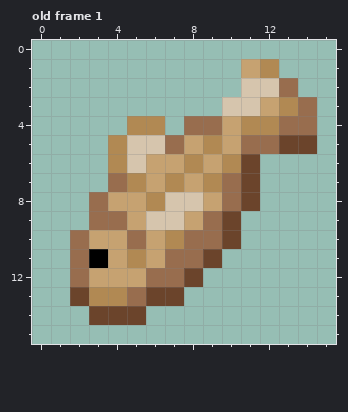
Two states of a pixel-art file, bin/Assets/Entity/fish_biscuit/fish_biscuit.aseprite. Above is the file before it was changed.
16x16 pixels, 1 frame. Shown: old frame 1. The commit also changed other frames, which this record leaves out.
The result:
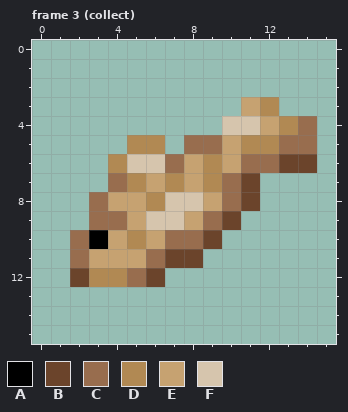
Palette (. is transparent): A #000000  B #6b442b  C #986d4e  D #b18953  E #c6a271  F #d6c5ad
A new or re-ordered frame is compared with the old frame closest to it.
Difference:
frames 1 -> 12
Changed rows in their new state; - is an unchanged pixel.
Frame 3 (collect) is new; against old frame 1:
first column x 4:
 1 -------..--
 2 -------...-
 3 ------.ED..
 4 -..-..FFED-
 5 .DD.CC-DDCC
 6 --FCEDECCBB
first column x 2:
10 -A-D-C-B.
11 -E-ECBB.-
12 BDDCB..--
13 ......---
14 -...-----
Boxes around the changes in both pictures, in picture pixels (x1, y1, x2, y2):
changed: (70, 59, 317, 325)
